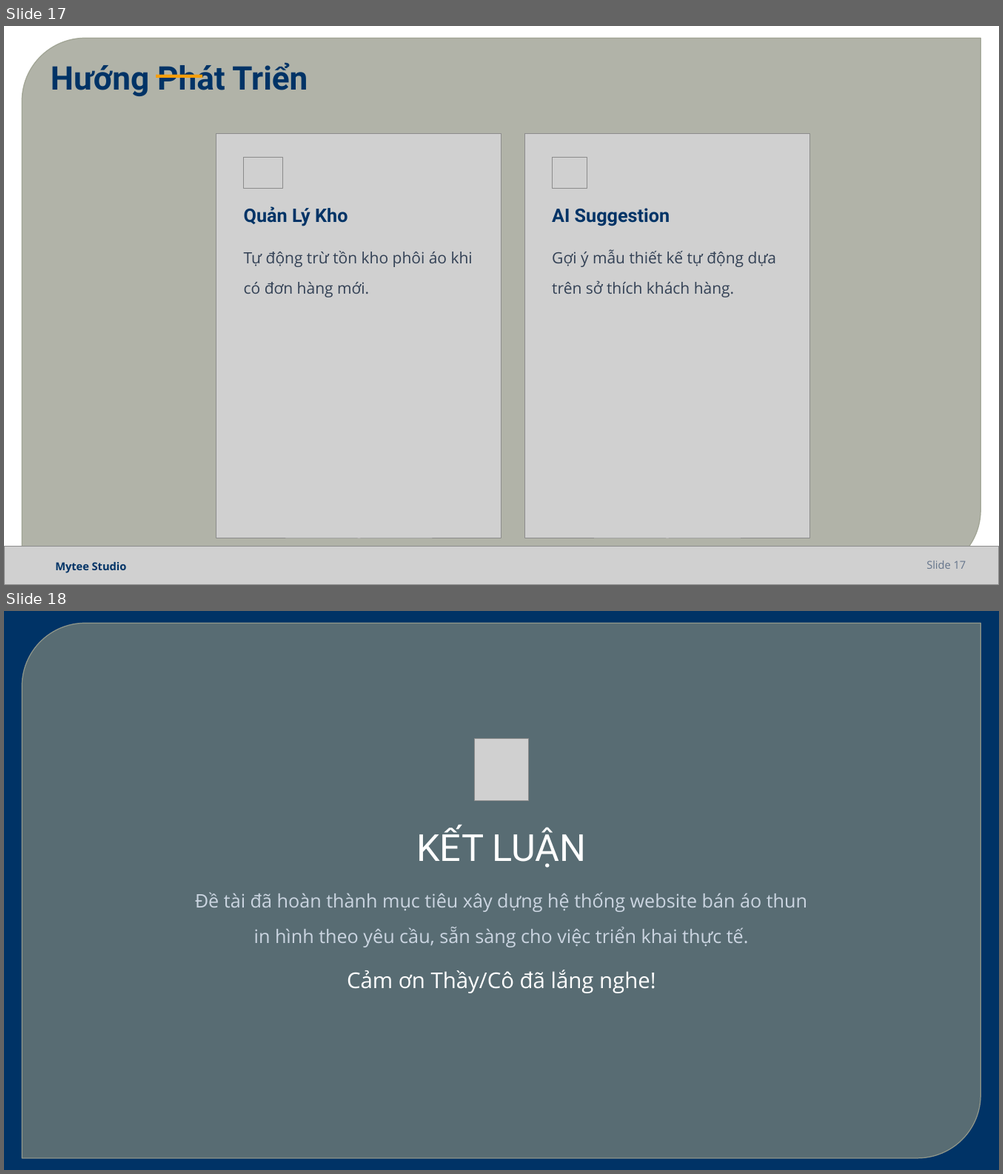
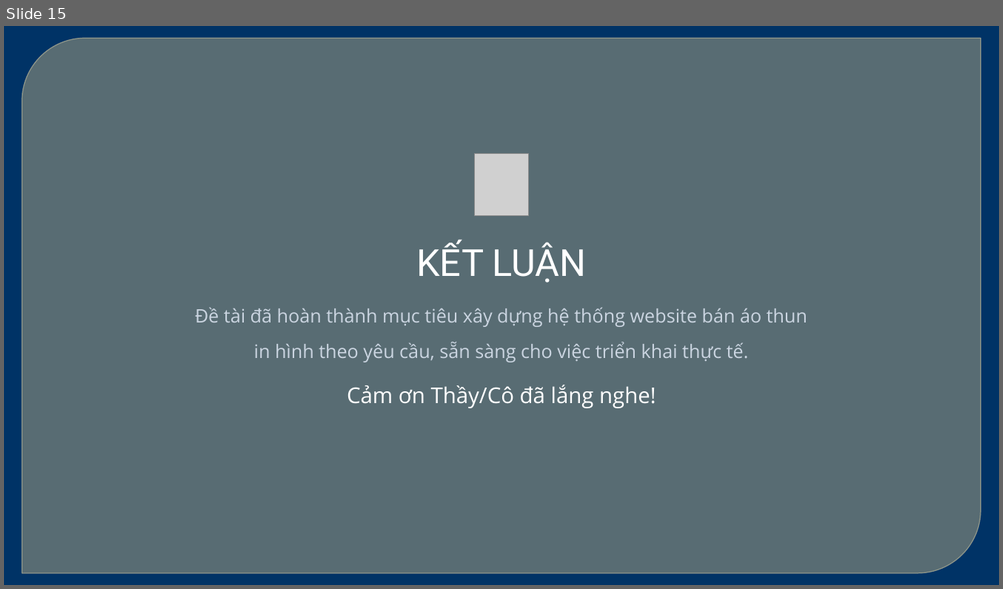
Before and after one commit to baongoc1710/cn-da22ttb-vobaongoc-shop-editor, a slide deck: Báo Cáo Đồ Án CN - Mytee Studio.pptx. Shown one above the other, each under a label of ours: slides 17 and 18 before the commit, slide 15 after it. The pictures are 1003x1174 and 1003x589 pixels, drawn with LibreOffice and Linux fonts; fonts in the diff are those of the drawing; grey boxes stand for pictures; background and template pictures are left out. Boxes give left, top, right and bottom in pixels: in the first picture for what was removed or moved away, otherwise in the second. Text is boxed around its words. In the diff, an @@ line names an element or a change of style, - is before the commit and + after.

```diff
--- a/Báo Cáo Đồ Án CN - Mytee Studio.pptx
+++ b/Báo Cáo Đồ Án CN - Mytee Studio.pptx
@@ slide 17 removed at (4, 26, 999, 585), background picture (left out); not listed: 1 template element that a slide beside it also shows @@
@@ text removed at (51, 62, 307, 96) @@
-Hướng Phát Triển
@@ rectangle removed at (156, 75, 202, 78) @@
@@ picture removed at (216, 134, 502, 540) @@
@@ picture removed at (525, 134, 810, 540) @@
@@ picture removed at (244, 157, 282, 189) @@
@@ picture removed at (552, 157, 586, 189) @@
@@ text removed at (244, 207, 347, 227) @@
-Quản Lý Kho
@@ text removed at (552, 208, 669, 227) @@
-AI Suggestion
@@ text removed at (244, 251, 472, 298) @@
-Tự động trừ tồn kho phôi áo khi có đơn hàng mới.
@@ text removed at (552, 249, 777, 298) @@
-Gợi ý mẫu thiết kế tự động dựa trên sở thích khách hàng.
@@ picture removed at (4, 547, 999, 585) @@
@@ text removed at (55, 562, 127, 574) @@
-Mytee Studio
@@ text removed at (926, 561, 966, 569) @@
-Slide 17
@@ what was slide 18 is now slide 15 @@
```
Also in this commit, not shown: 8 slides changed, 4 slides added, 6 other slides removed, 11 other files.
